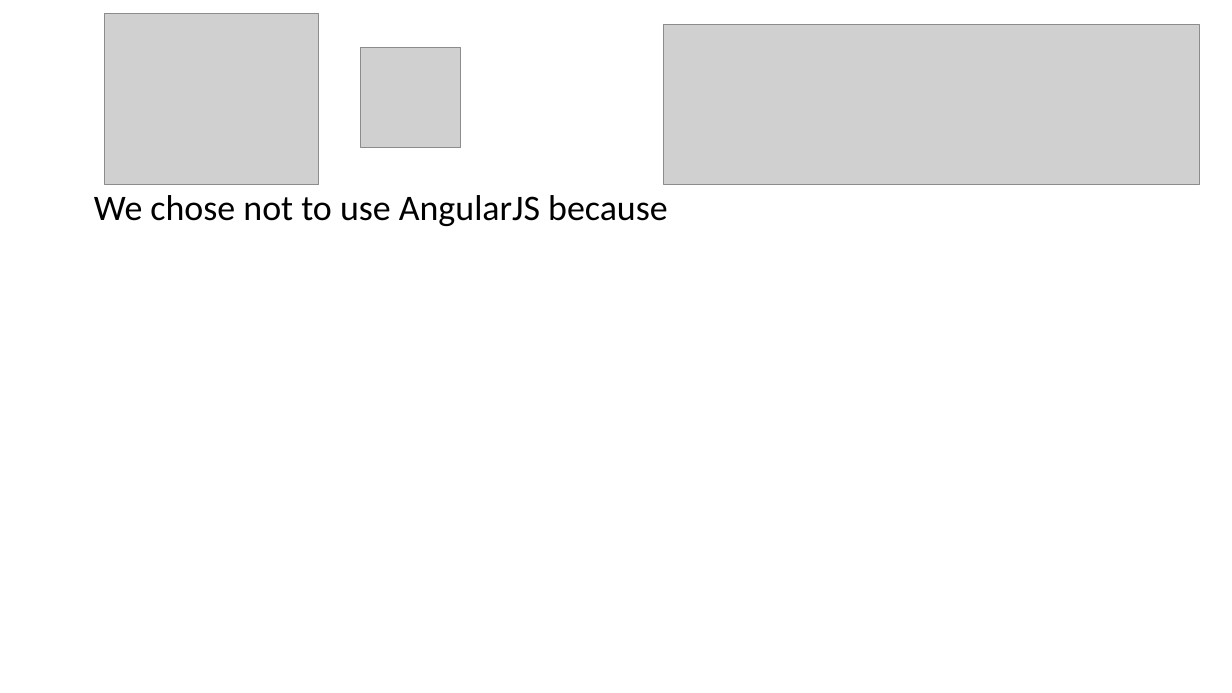
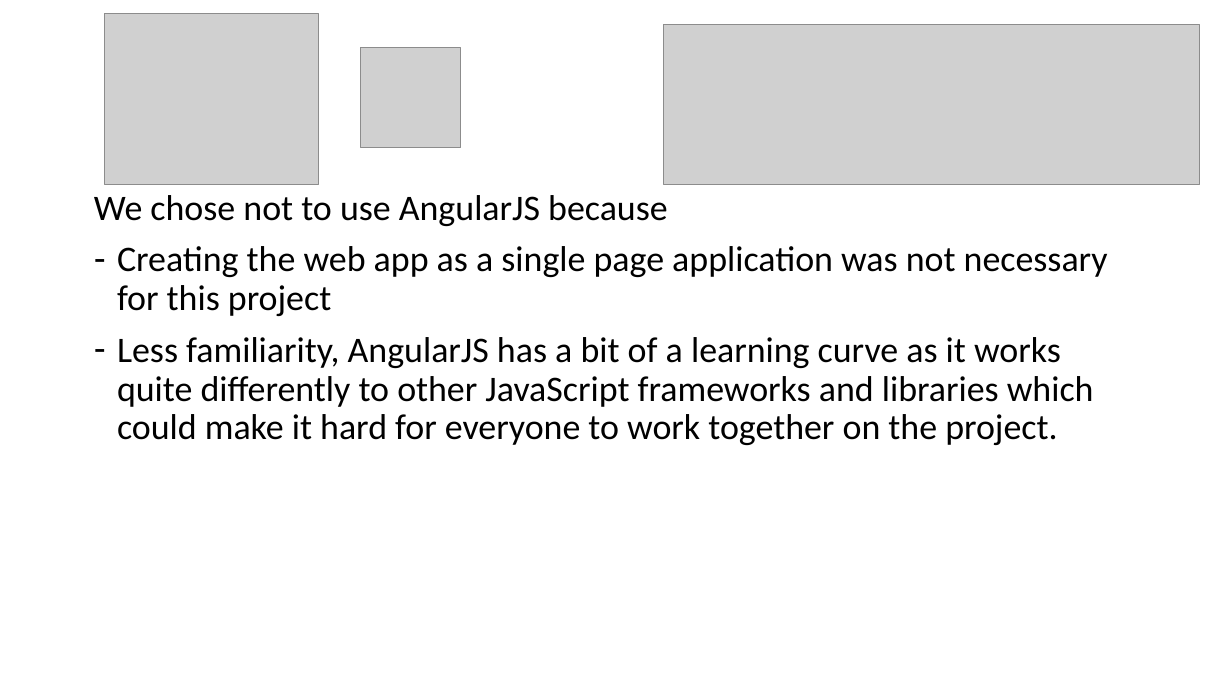
Before and after one commit to Adv-Web-Restaurant-Group3/Paperless-Restaurant, a slide deck: slide 7 of doc/presentation.pptx. Drawn at 1232x693 pixels with LibreOffice and Linux fonts; fonts in the diff are those of the drawing; grey boxes stand for pictures. Boxes give left, top, right and bottom in pixels: in the first picture for what was removed or moved away, otherwise in the second. Text is boxed around its words. In the diff, an @@ line names an element or a change of style, - is before the commit and + after.

```diff
--- a/doc/presentation.pptx
+++ b/doc/presentation.pptx
@@ text at [117,246,1108,445]: paragraphs added @@
+– Creating the web app as a single page application was not necessary for this project
+– Less familiarity, AngularJS has a bit of a learning curve as it works quite differently to other JavaScript frameworks and libraries which could make it hard for everyone to work together on the project.
```
Also in this commit, not shown: 1 other slide changed.
